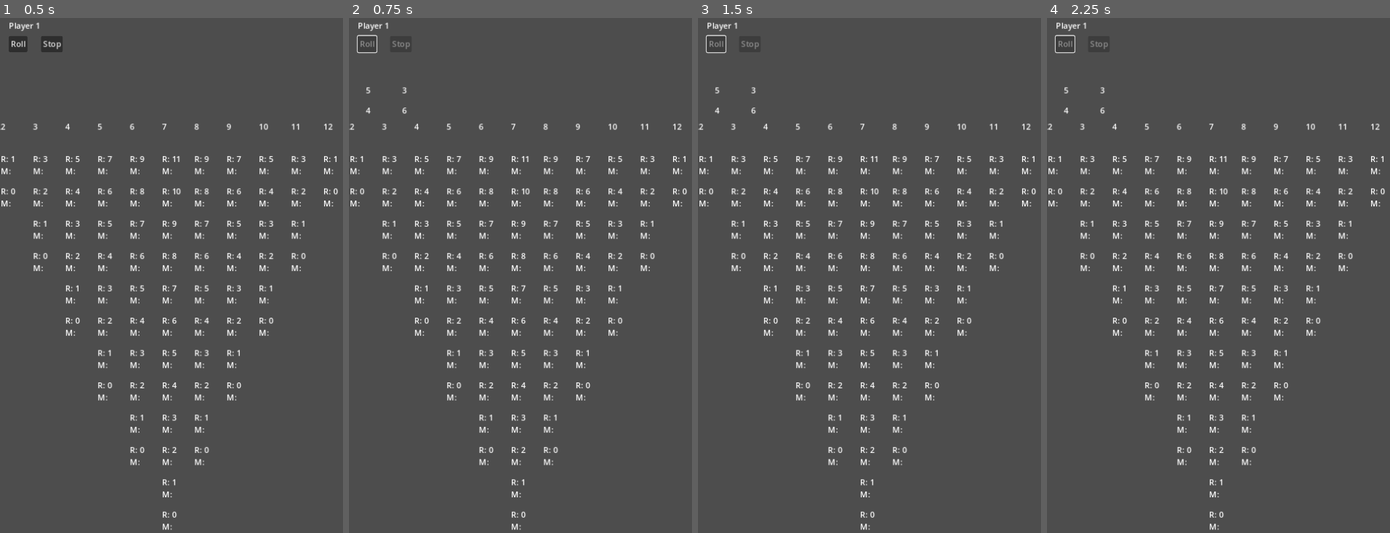
Above: before the commit, frames 1-4 (left to right).
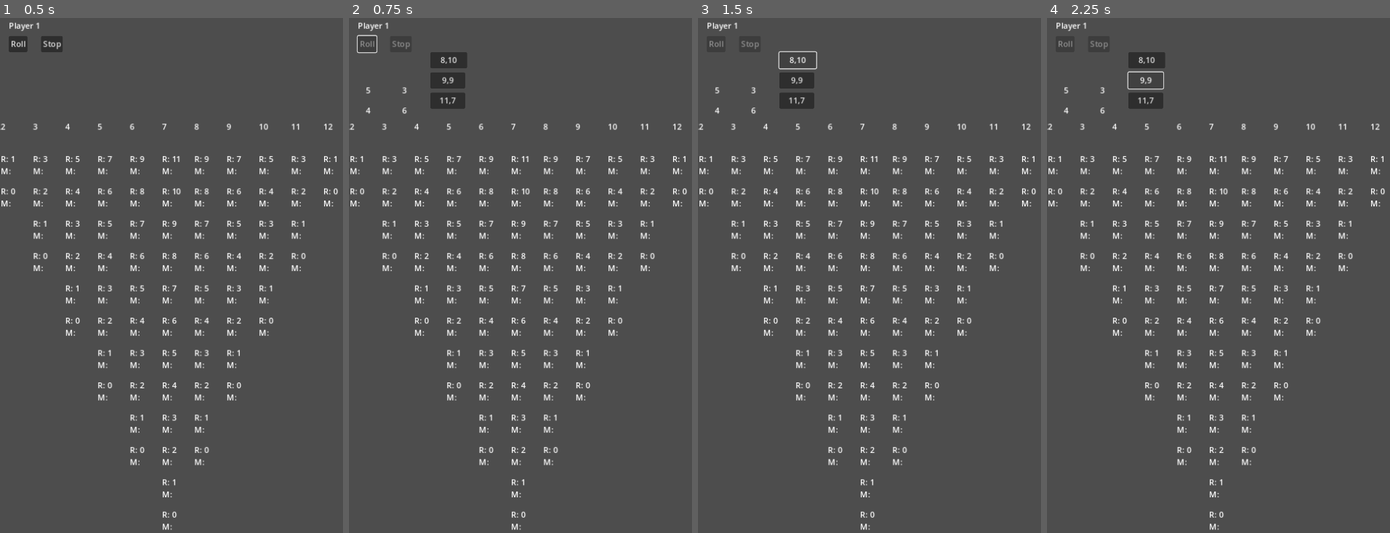
Above: after the commit, the same moments.

Repository: cheezypoofs/cantstop
Game: Godot game, scene res://scenes/Main.tscn
Same seed, same stepped clock (60 frames per second), same inputs: the game is played once before the commit and once after it. The engine's default icon, where the game draws it, is replaced by a stand-in: a white triangle on a blue panel in a dark square.
Inputs (mouse positions are in pixels of both pictures, inside the frame that each line leads up to):
- Up to frame 1 (0.5 s): no input
- Up to frame 2 (0.75 s): click "Roll" at 0.5 s
- Up to frame 3 (1.5 s): click (797, 59) at 1.25 s, where only the run after the commit has a clickable "8,10"
- Up to frame 4 (2.25 s): click (1146, 79) at 2 s, where only the run after the commit has a clickable "9,9"

Frame 1 is identical in both runs. In frame 2, 0.9% of the frame differs, in the area x 23-35%, y 6-18%; in frame 3, 0.8%; in frame 4, 0.8%.
Error after the commit: Attempt to call function 'null::null (Callable)' on a null instance. (res://scenes/ActionArea.gd:69)

Commit message:
more reworks. checkpoint before looking to model turn moves

Diff:
--- a/models/ActionArea.gd
+++ b/models/ActionArea.gd
@@ -7,7 +7,7 @@
 	get:
 		return dice
 
-func init() -> ActionArea:
+func _init():
 	var gddie = preload("res://models/Die.gd")
 	dice = [
 		gddie.new(),
@@ -15,7 +15,6 @@
 		gddie.new(),
 		gddie.new(),
 	]
-	return self
 
 var die_values: Array :
 	get:
--- a/models/Board.gd
+++ b/models/Board.gd
@@ -12,9 +12,7 @@
 	assert(v >= LANE_MIN && v <= LANE_MAX)
 	return self.lanes[v - LANE_MIN]
 
-func init() -> Board:
+func _init():
 	for n in range(LANE_MIN, LANE_MAX+1):
-		var lane: Lane = load("res://models/Lane.gd").new()
-		lane.init(n)
+		var lane: Lane = load("res://models/Lane.gd").new(n)
 		self.lanes.append(lane)
-	return self
--- a/models/GameState.gd
+++ b/models/GameState.gd
@@ -11,10 +11,9 @@
 
 var _current: int = -1
 
-func init(board: Board, players: Array) -> GameState:
+func _init(board: Board, players: Array):
 	self.board = board
 	self.players = players
-	return self
 
 func next_player() -> Player:
 	assert(self.players)
--- a/models/Lane.gd
+++ b/models/Lane.gd
@@ -17,14 +17,11 @@
 			return space
 	return null
 
-func init(value: int) -> Lane:
+func _init(value: int):
 	self.value = value
 	var num: int = 12-(2*(abs(7-value)))
 
 	# Create the Space instances
 	for i in range(num):
-		var new_space: Space = gdspace.new()
-		new_space.init(i)
+		var new_space: Space = gdspace.new(i)
 		self.spaces.append(new_space)
-
-	return self
--- a/models/Marker.gd
+++ b/models/Marker.gd
@@ -5,6 +5,5 @@
 	get:
 		return player
 
-func init(p: Player) -> Marker:
+func _init(p: Player):
 	self.player = p
-	return self
--- a/models/Player.gd
+++ b/models/Player.gd
@@ -9,7 +9,6 @@
 	get:
 		return color
 
-func init(name: String, color: Color) -> Player:
+func _init(name: String, color: Color):
 	self.player_name = name
 	self.color = color
-	return self
--- a/models/Space.gd
+++ b/models/Space.gd
@@ -11,9 +11,8 @@
 	get:
 		return rank
 
-func init(rank: int) -> Space:
+func _init(rank: int):
 	self.rank = rank
-	return self
 
 func add_marker(marker: Marker) -> void:
 	self.markers.append(marker)
--- a/models/Turn.gd
+++ b/models/Turn.gd
@@ -11,9 +11,8 @@
 	get:
 		return player
 
-func init(player: Player) -> Turn:
+func _init(player: Player):
 	self.player = player
-	return self
 
 func use_cone():
 	num_cones -= 1
--- a/scenes/ActionArea.gd
+++ b/scenes/ActionArea.gd
@@ -17,6 +17,34 @@
 		$Dice/Die2.model = dice[2]
 		$Dice/Die3.model = dice[3]
 
+class Choice:
+	var first: int
+	var second: int
+	var legal: bool
+	var chosen: Callable
+
+	func _init(first: int, second: int, legal: bool):
+		self.first = first
+		self.second = second
+		self.legal = legal
+
+var _choice_buttons = []
+var choices: Array = [null, null, null]:
+	set(c):
+		assert(len(c) == 3)
+		choices = c
+
+		for i in range(3):
+			var choice: Choice = choices[i]
+
+			if choice == null:
+				self._choice_buttons[i].text = ""
+				self._choice_buttons[i].visible = false
+			else:
+				self._choice_buttons[i].visible = true
+				self._choice_buttons[i].text = str(choice.first) + "," + str(choice.second)
+				self._choice_buttons[i].disabled = !choice.legal
+
 var current_player: Player = null :
 	get:
 		return current_player
@@ -31,12 +59,22 @@
 	$Roll.connect("pressed", self._on_roll)
 	$Stop.connect("pressed", self._on_stop)
 
+	self._choice_buttons = [$Choice0, $Choice1, $Choice2]
+	$Choice0.connect("pressed", func(): self._on_choice(0))
+	$Choice1.connect("pressed", func(): self._on_choice(1))
+	$Choice2.connect("pressed", func(): self._on_choice(2))
+	self.choices = [null, null, null]
+
+func _on_choice(which: int) -> void:
+	self.choices[which].chosen.call()
+
 func prompt_roll_or_stop():
 	$Roll.disabled = false
 	$Stop.disabled = false
 
 func _on_roll():
 	print_debug("roll clicked")
+	self.choices = [null, null, null]
 	$Roll.disabled = true
 	$Stop.disabled = true
 	model.roll()
--- a/scenes/ActionArea.tscn
+++ b/scenes/ActionArea.tscn
@@ -40,3 +40,24 @@
 offset_right = 128.0
 offset_bottom = -9.0
 text = "???"
+
+[node name="Choice0" type="Button" parent="."]
+offset_left = 144.0
+offset_top = 32.0
+offset_right = 217.0
+offset_bottom = 64.0
+text = "Choice0"
+
+[node name="Choice1" type="Button" parent="."]
+offset_left = 144.0
+offset_top = 72.0
+offset_right = 213.0
+offset_bottom = 103.0
+text = "Choice1"
+
+[node name="Choice2" type="Button" parent="."]
+offset_left = 144.0
+offset_top = 112.0
+offset_right = 213.0
+offset_bottom = 143.0
+text = "Choice2"
--- a/scenes/Main.gd
+++ b/scenes/Main.gd
@@ -1,25 +1,23 @@
 extends Node2D
 
 const gdturn = preload("res://models/Turn.gd")
+const gdaa = preload("res://scenes/ActionArea.gd")
 
 var board: Board = null
 var state: GameState = null
 var aa: ActionArea = null
 
 func _ready():
-	var p1: Player = load("res://models/Player.gd").new()
-	p1.init("Player 1", Color.BLUE)
+	var p1: Player = load("res://models/Player.gd").new("Player 1", Color.BLUE)
 
-	var p2: Player = load("res://models/Player.gd").new()
-	p2.init("Player 2", Color.GREEN)
+	var p2: Player = load("res://models/Player.gd").new("Player 2", Color.GREEN)
 
 	board = load("res://models/Board.gd").new()
-	$Board.model = board.init()
+	$Board.model = board
 
-	state = load("res://models/GameState.gd").new()
-	state.init(board, [p1, p2])
+	state = load("res://models/GameState.gd").new(board, [p1, p2])
 
-	aa = load("res://models/ActionArea.gd").new().init()
+	aa = load("res://models/ActionArea.gd").new()
 
 	$ActionArea.model = aa
 	$ActionArea.connect("choice_stop", self._player_stopped)
@@ -33,7 +31,7 @@
 	$ActionArea.current_player = player
 	$ActionArea.prompt_roll_or_stop()
 
-	var turn: Turn = gdturn.new().init(player)
+	var turn: Turn = gdturn.new(player)
 
 func _player_stopped() -> void:
 	# todo: capture cones. move markers.
@@ -44,4 +42,24 @@
 func _player_rolled() -> void:
 	print_debug("dice=", aa.die_values)
 
+	var vals = aa.die_values
+
+	$ActionArea.choices = [
+		gdaa.Choice.new(
+			vals[0] + vals[1],
+			vals[2] + vals[3],
+			true,
+		),
+		gdaa.Choice.new(
+			vals[0] + vals[2],
+			vals[1] + vals[3],
+			true,
+		),
+		gdaa.Choice.new(
+			vals[0] + vals[3],
+			vals[1] + vals[2],
+			true,
+		),
+	]
+
 	# todo: all the things
--- a/scenes/Main.tscn
+++ b/scenes/Main.tscn
@@ -1,4 +1,4 @@
-[gd_scene load_steps=4 format=3]
+[gd_scene load_steps=4 format=3 uid="uid://cpihcislu4til"]
 
 [ext_resource type="Script" path="res://scenes/Main.gd" id="1_23vvh"]
 [ext_resource type="PackedScene" uid="uid://ckesjv4x0rplb" path="res://scenes/Board.tscn" id="1_a0xjn"]
